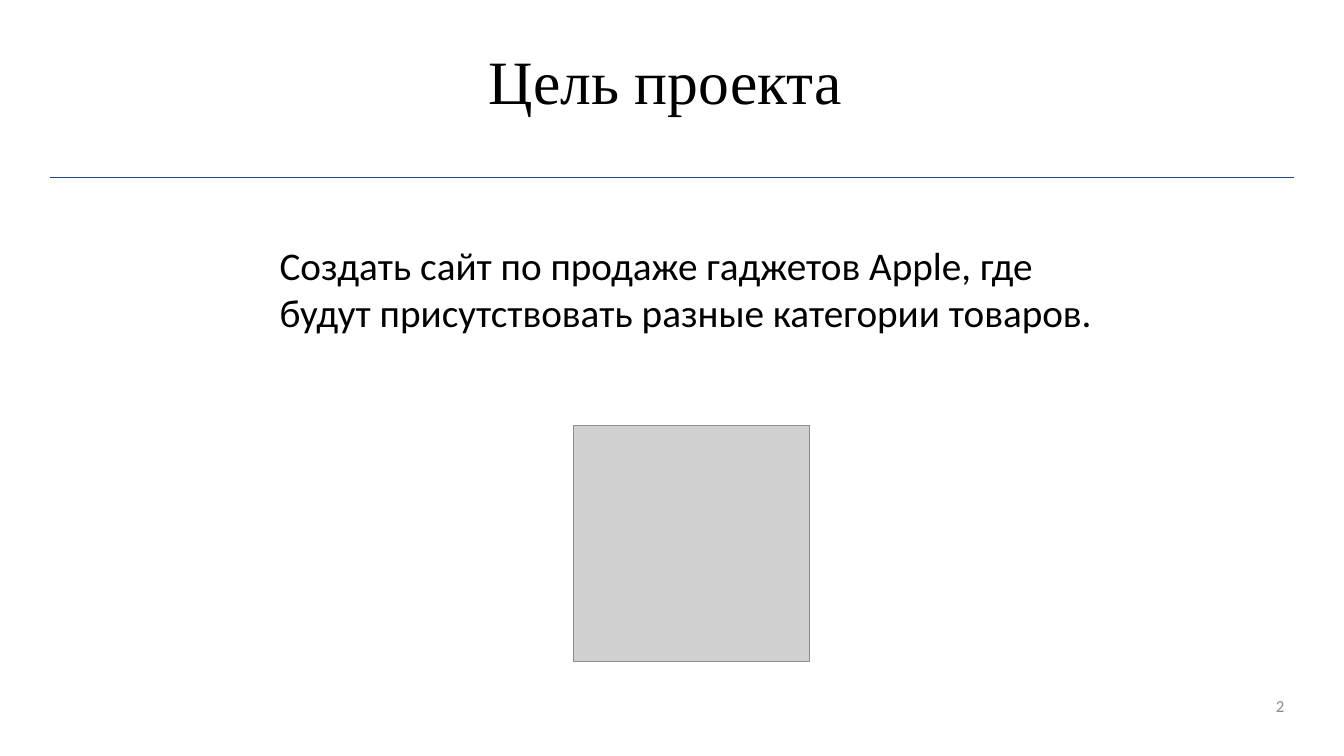
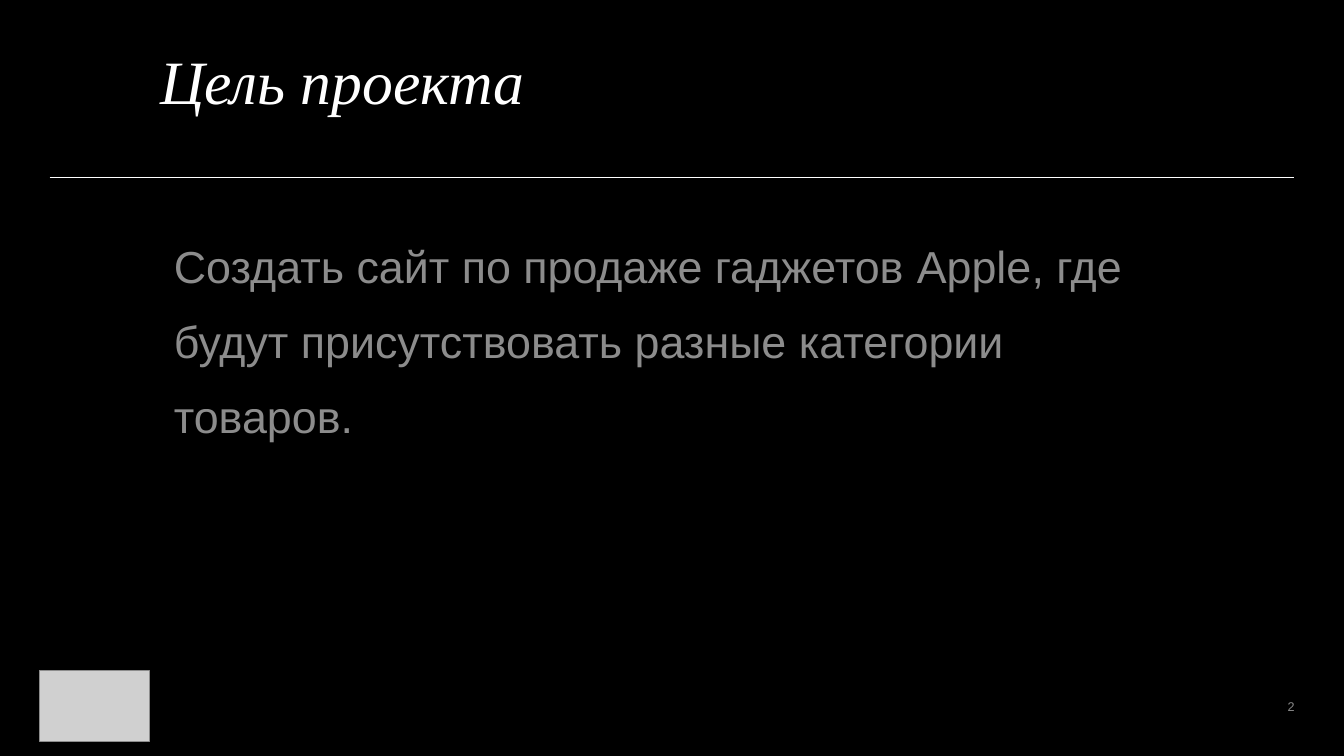
Before and after one commit to R1ccoon/Ip3s, a slide deck: slide 2 of not_site_files/pres.pptx. Drawn at 1344x756 pixels with LibreOffice and Linux fonts; fonts in the diff are those of the drawing; grey boxes stand for pictures. Boxes give left, top, right and bottom in pixels: in the first picture for what was removed or moved away, otherwise in the second. Text is boxed around its words. In the diff, an @@ line names an element or a change of style, - is before the commit and + after.

```diff
--- a/not_site_files/pres.pptx
+++ b/not_site_files/pres.pptx
@@ background #FFFFFF to #000000 @@
@@ title "Цель проекта" at (160, 63, 525, 115): text colour #000000 to #FFFFFF, italic on; alignment centre to left @@
@@ line (49, 177) - (1295, 177): stroke #1F497D 0.5 pt to #FFFFFF 0.5 pt @@
@@ text "Создать сайт по продаже гаджетов ...": place and size @@
-text "Создать сайт по продаже гаджетов ..." at (280, 252, 1092, 334)
+text "Создать сайт по продаже гаджетов ..." at (174, 250, 1121, 442)
@@ text "Создать сайт по продаже гаджетов ..." at (174, 250, 1121, 442): size 28 to 32 pt, font Calibri to Arial, text colour #000000 to #FFFFFF at 55% opacity; line spacing 1 to 1.4; more space between paragraphs @@
@@ picture removed at (574, 425, 810, 661) @@
@@ picture added at (40, 670, 149, 742) @@
@@ page number at (1288, 702, 1295, 711): size 12 to 9 pt, font Calibri to Arial, text colour #8C8C8C to #FFFFFF at 55% opacity @@
```
Also in this commit, not shown: 7 other slides changed, 1 slide added, 2 slides removed, 51 other files.
